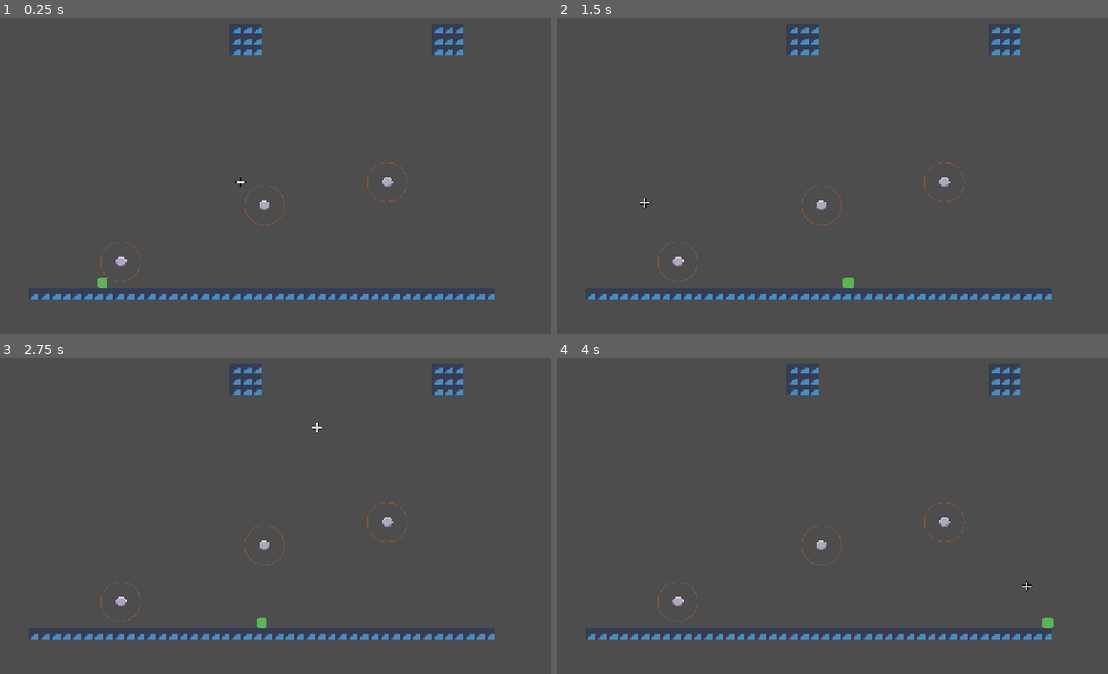
Above: before the commit, frames 1-4 (two rows, left to right).
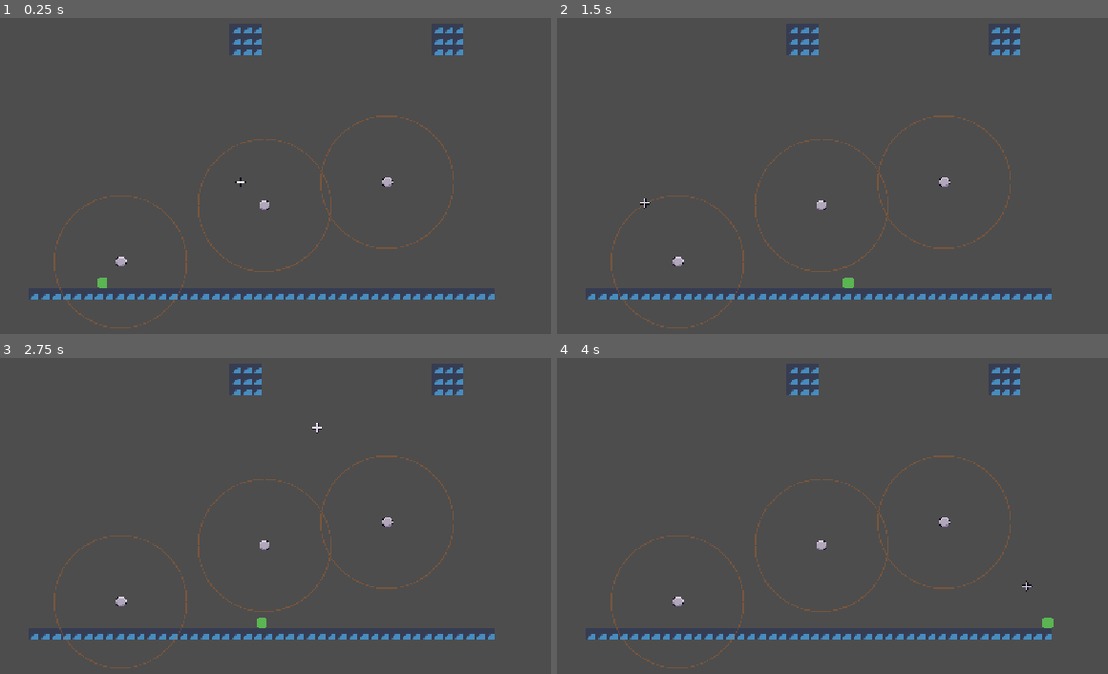
Above: after the commit, the same moments.

Repository: MadAvidCoder/Spin-phibian
Game: Godot game, scene res://scenes/main.tscn
The game is run twice, just before and just after one commit, with the same random seed, the same clock (stepped at 60 frames per second) and the same inputs. The engine's default icon, where the game draws it, is replaced by a stand-in: a white triangle on a blue panel in a dark square.
Inputs (mouse positions are in pixels of both pictures, inside the frame that each line leads up to):
- Up to frame 1 (0.25 s): no input
- Up to frame 2 (1.5 s): tap Enter at 0.5 s; move the mouse to (964, 160) at 0.52 s; hold D (right) from 0.53 s (still down); click (964, 160) at 0.6 s; tap Space at 1.25 s; move the mouse to (645, 204) at 1.27 s; click (645, 204) at 1.35 s
- Up to frame 3 (2.75 s): tap Enter at 2 s; move the mouse to (319, 427) at 2.02 s; release D (right) at 2.03 s; hold A (left) from 2.03 s (still down); click (319, 427) at 2.1 s
- Up to frame 4 (4 s): tap Space at 2.75 s; move the mouse to (760, 607) at 2.77 s; release A (left) at 2.78 s; hold D (right) from 2.78 s (still down); click (760, 607) at 2.85 s; tap Enter at 3.5 s; move the mouse to (1025, 585) at 3.52 s; click (1025, 585) at 3.6 s

The runs differ from the first frame. In frame 1, 1.0% of the frame differs, in the area x 9-83%, y 30-99%; in frame 2, 1.0%; in frame 3, 1.0%; in frame 4, 1.0%.

Commit message:
cool commit ig

Diff:
--- a/src/cursor.gd
+++ b/src/cursor.gd
@@ -1,6 +1,8 @@
 extends Area2D
 
+
 @onready var frog: CharacterBody2D = get_tree().get_first_node_in_group("frog")
+var closest_overlapping_anchor : Anchor
 
 func _ready() -> void:
 	Input.mouse_mode = Input.MOUSE_MODE_HIDDEN
@@ -9,7 +11,7 @@
 	global_position = get_global_mouse_position()
 
 	if Input.is_action_just_pressed("grapple"):
-		var closest_overlapping_anchor: Anchor = null
+		closest_overlapping_anchor = null
 		var min_distance = 10000
 		for body in get_overlapping_bodies():
 			if body is Anchor:
--- a/src/scenes/anchor.tscn
+++ b/src/scenes/anchor.tscn
@@ -2,10 +2,16 @@
 
 [ext_resource type="Script" uid="uid://dwkq7b7oj7v5" path="res://scripts/base_anchor.gd" id="1_gdjek"]
 [ext_resource type="Texture2D" uid="uid://bh71ieiwbq748" path="res://assets/sprites/basic anchor.png" id="2_hs5qy"]
+[ext_resource type="Shader" uid="uid://dk82u8abh3jtm" path="res://shaders/anchor_outline.gdshader" id="2_lm60w"]
 [ext_resource type="Script" uid="uid://c6aktqa8tmglg" path="res://scripts/orbit_radius.gd" id="3_ua340"]
 
 [sub_resource type="CircleShape2D" id="CircleShape2D_2cus8"]
 radius = 7.071068
+
+[sub_resource type="ShaderMaterial" id="ShaderMaterial_ua340"]
+shader = ExtResource("2_lm60w")
+shader_parameter/outline_color = Color(0, 0, 0, 1)
+shader_parameter/outline_thickness = 1.0
 
 [node name="Anchor" type="StaticBody2D" unique_id=1354435780]
 collision_layer = 2
@@ -18,6 +24,7 @@
 shape = SubResource("CircleShape2D_2cus8")
 
 [node name="Sprite2D" type="Sprite2D" parent="." unique_id=1586985149]
+material = SubResource("ShaderMaterial_ua340")
 texture = ExtResource("2_hs5qy")
 
 [node name="OrbitRadius" type="Node2D" parent="." unique_id=308353344]
--- a/src/scenes/cursor.tscn
+++ b/src/scenes/cursor.tscn
@@ -4,9 +4,9 @@
 [ext_resource type="Texture2D" uid="uid://iu7wctjol0sa" path="res://assets/sprites/cursor.png" id="2_s0nli"]
 
 [sub_resource type="CircleShape2D" id="CircleShape2D_n83mn"]
-radius = 7.5
+radius = 500.0
 
-[node name="Cursor" type="Area2D" unique_id=407595645]
+[node name="Cursor" type="Area2D" unique_id=407595645 groups=["cursor"]]
 collision_layer = 2
 collision_mask = 2
 script = ExtResource("1_fsq4c")
--- a/src/scripts/base_anchor.gd
+++ b/src/scripts/base_anchor.gd
@@ -1,12 +1,14 @@
 extends StaticBody2D
 class_name Anchor
 
-@export var orbit_radius: float = 30.0
+@export var orbit_radius: float = 100
 
+var cursor
 var frog: CharacterBody2D
 var sprite : Sprite2D
 
 func _ready() -> void:
+	cursor = get_tree().get_first_node_in_group("cursor")
 	frog = get_tree().get_first_node_in_group("frog")
 	for child in get_children():
 		if child is Sprite2D:
@@ -14,7 +16,8 @@
 			break
 
 func process():
-	pass
+	if cursor.closest_overlapping_anchor == self:
+		pass
 
 func on_grabbed():
 	pass
--- /dev/null
+++ b/src/shaders/anchor_outline.gdshader
@@ -0,0 +1,21 @@
+shader_type canvas_item;
+render_mode unshaded;
+
+uniform vec4 outline_color : source_color = vec4(0.0, 0.0, 0.0, 1.0);
+uniform float outline_thickness : hint_range(0.0, 10.0) = 1.0;
+
+void fragment() {
+    vec2 size = TEXTURE_PIXEL_SIZE * outline_thickness;
+    vec4 sprite_color = texture(TEXTURE, UV);
+
+    // Check neighboring pixels for alpha
+    float alpha = sprite_color.a;
+    alpha += texture(TEXTURE, UV + vec2(size.x, 0.0)).a;
+    alpha += texture(TEXTURE, UV + vec2(-size.x, 0.0)).a;
+    alpha += texture(TEXTURE, UV + vec2(0.0, size.y)).a;
+    alpha += texture(TEXTURE, UV + vec2(0.0, -size.y)).a;
+
+    // Smoothstep to limit the outline
+    vec4 final_color = mix(sprite_color, outline_color, step(sprite_color.a, 0.5) * step(1.0, alpha));
+    COLOR = final_color;
+}
Not shown, added: src/shaders/anchor_outline.gdshader.uid
